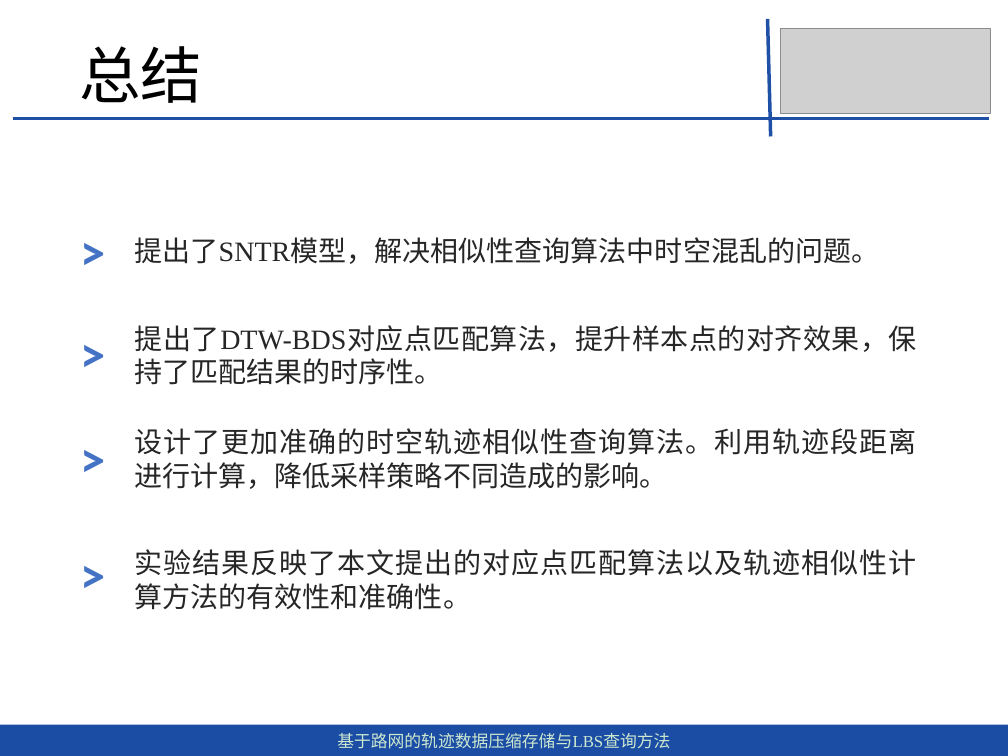
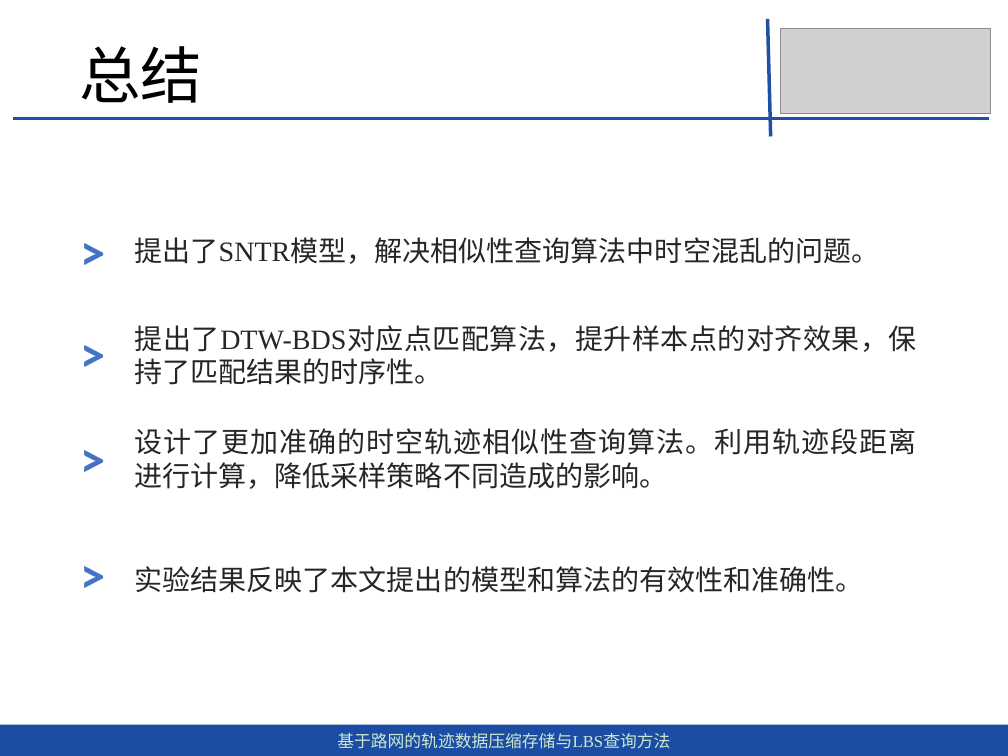
Before and after one commit to dingguangwei/biyelunwen, a slide deck: slide 37 of 移动对象的时空轨迹相似性查询算法-丁光伟-第2版.pptx (slide 36 before the commit). Drawn at 1008x756 pixels with LibreOffice and Linux fonts; fonts in the diff are those of the drawing; grey boxes stand for pictures. Boxes give left, top, right and bottom in pixels: in the first picture for what was removed or moved away, otherwise in the second. Text is boxed around its words. In the diff, an @@ line names an element or a change of style, - is before the commit and + after.

```diff
--- a/移动对象的时空轨迹相似性查询算法-丁光伟-第2版.pptx
+++ b/移动对象的时空轨迹相似性查询算法-丁光伟-第2版.pptx
@@ text at [135, 566, 864, 593]: text changed @@
-实验结果反映了本文提出的对应点匹配算法以及轨迹相似性计算方法的有效性和准确性。
+实验结果反映了本文提出的模型和算法的有效性和准确性。
```
Also in this commit, not shown: 7 other slides changed, 1 slide added, 3 other files.
